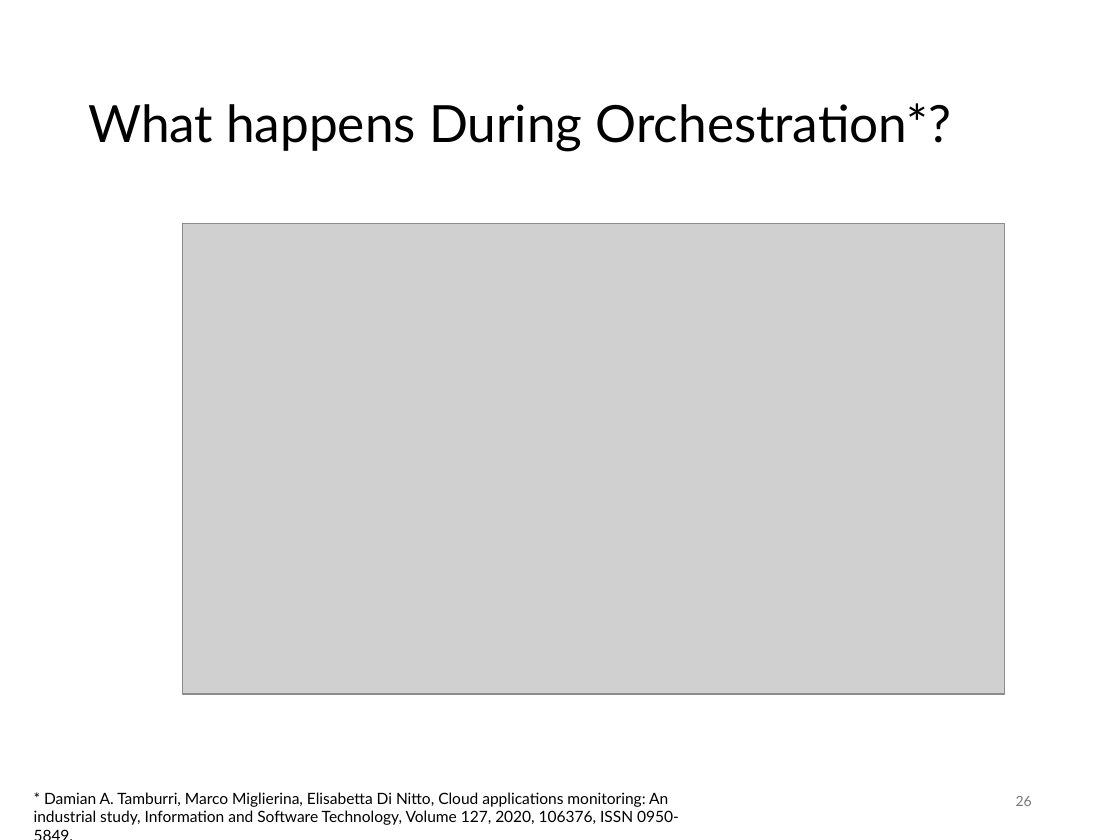
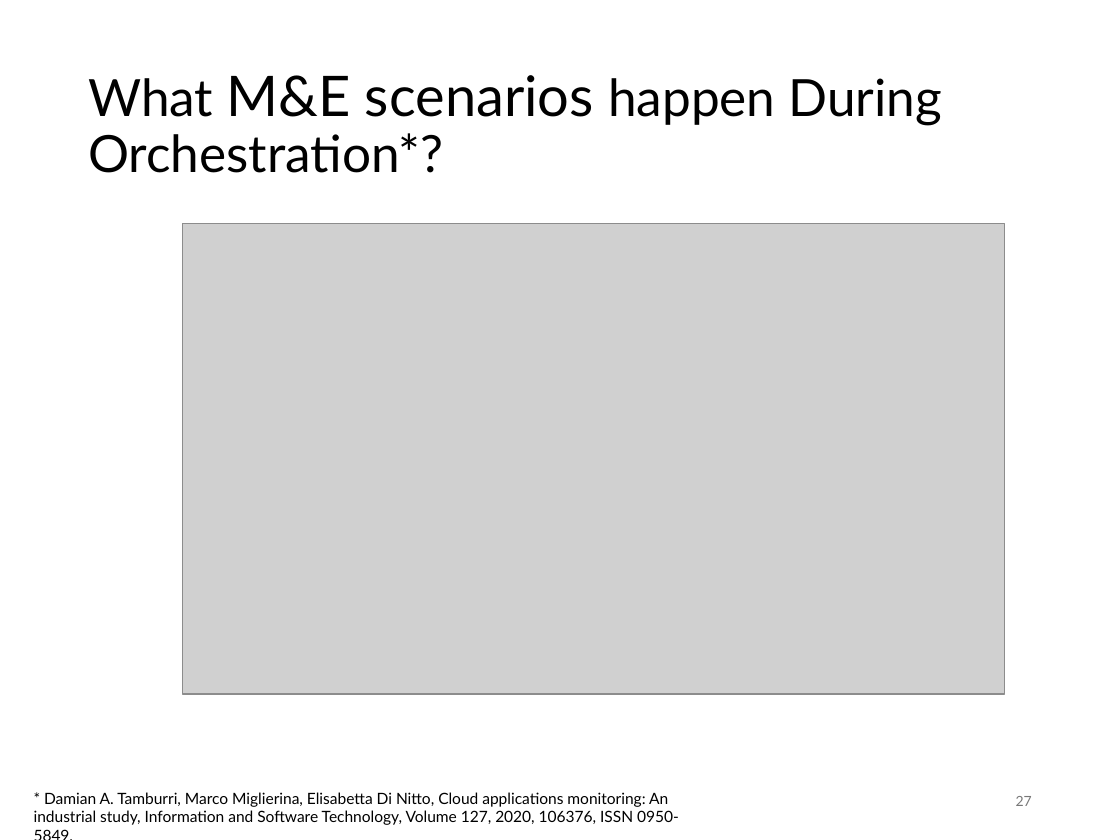
Before and after one commit to SannioEvolution/Material, a slide deck: slide 27 of 20 - Orchestration and AIOps.pptx (slide 26 before the commit). Drawn at 1120x840 pixels with LibreOffice and Linux fonts; fonts in the diff are those of the drawing; grey boxes stand for pictures. Boxes give left, top, right and bottom in pixels: in the first picture for what was removed or moved away, otherwise in the second. Text is boxed around its words. In the diff, an @@ line names an element or a change of style, - is before the commit and + after.

```diff
--- a/20 - Orchestration and AIOps.pptx
+++ b/20 - Orchestration and AIOps.pptx
@@ title at box(88, 75, 943, 173): text changed @@
-What happens During Orchestration*?
+What M&E scenarios happen During Orchestration*?
@@ page number at box(1016, 796, 1032, 806): text changed @@
-26
+27
```
Also in this commit, not shown: 12 other slides changed, 6 slides added, 1 slide removed, 1 other file.
